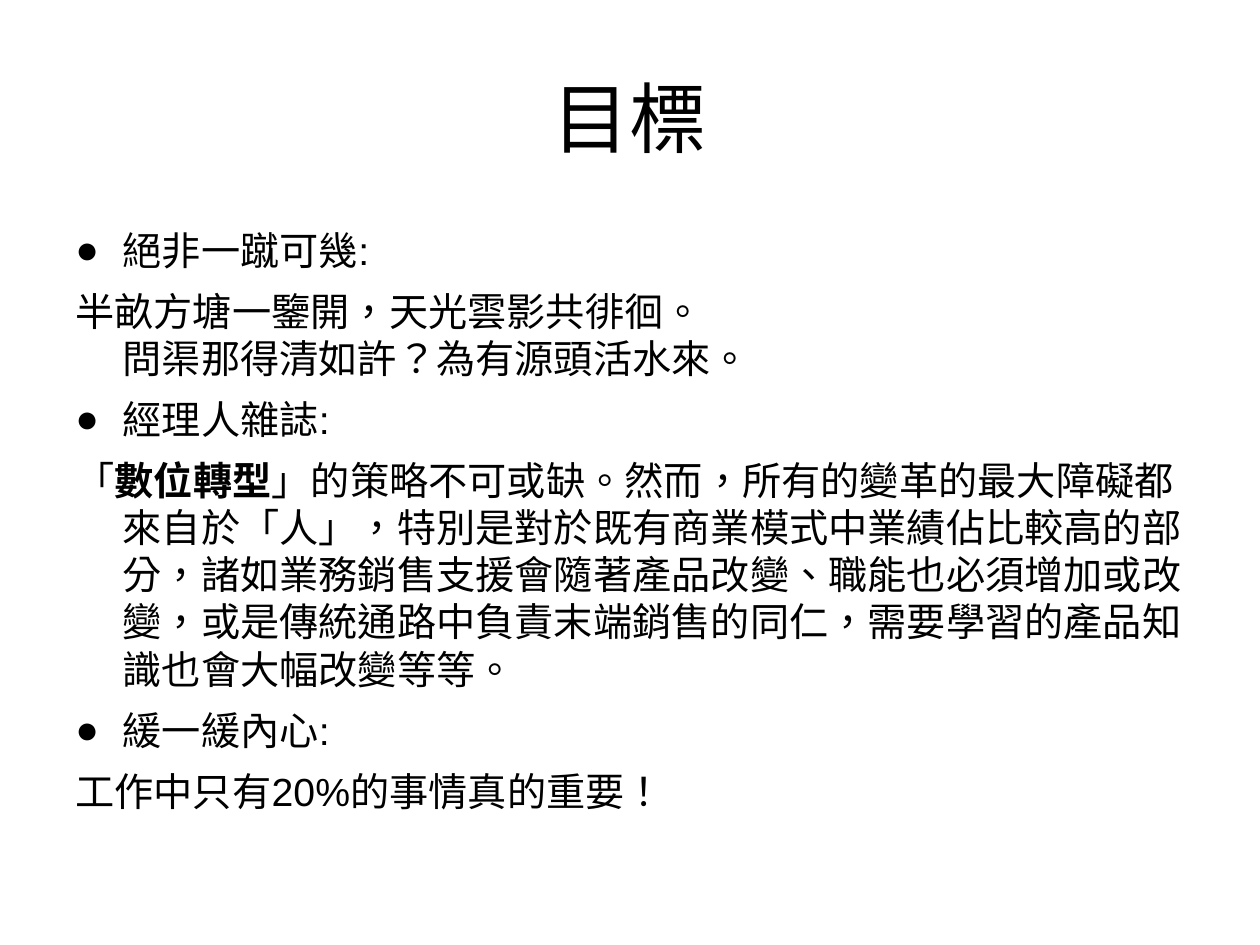
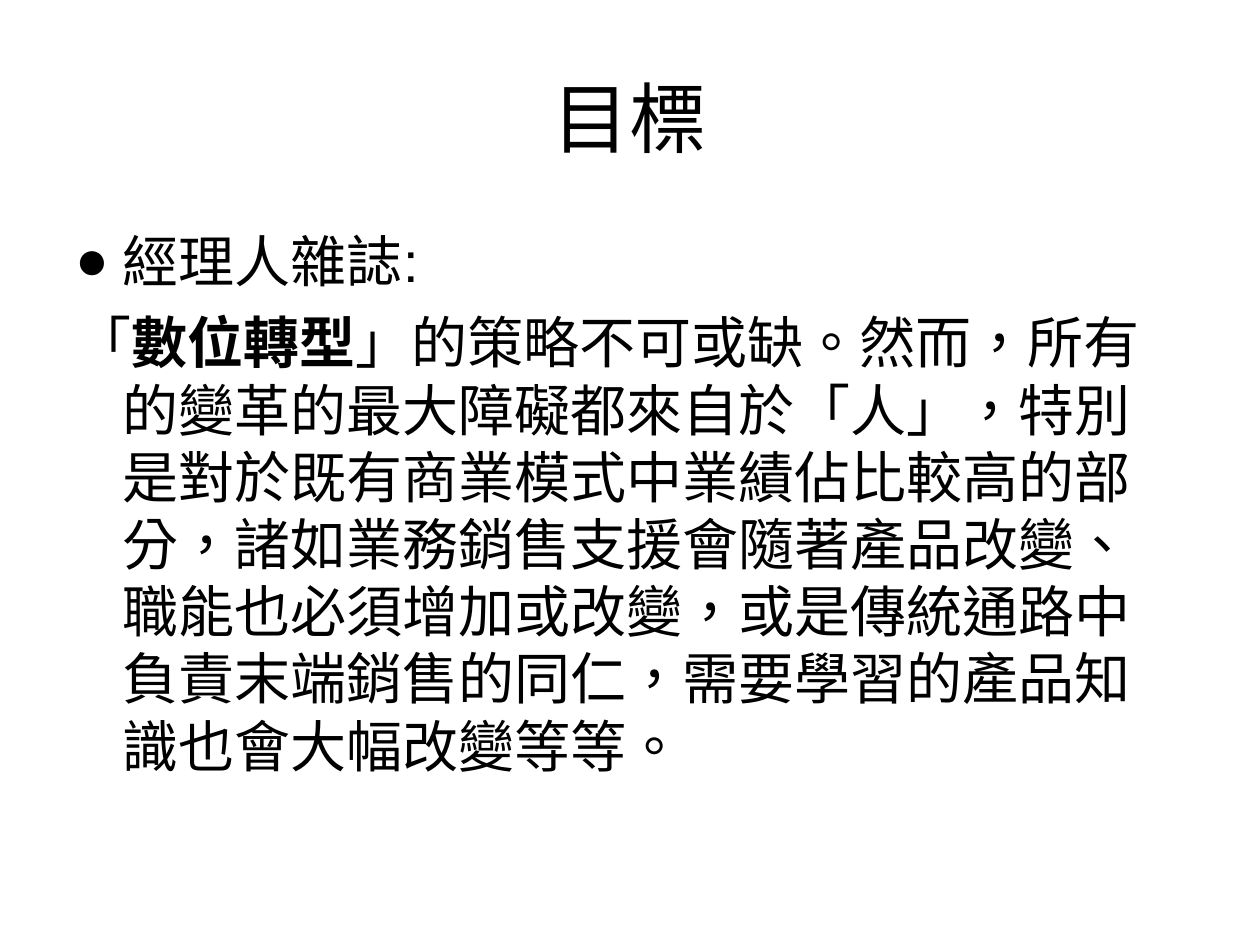
Before and after one commit to godman945/estore_sample, a slide deck: slide 6 of 20210128_t.ppt (slide 46 before the commit). Drawn at 1260x945 pixels with LibreOffice and Linux fonts; fonts in the diff are those of the drawing; background and template pictures are left out. Boxes give left, top, right and bottom in pixels: in the first picture for what was removed or moved away, otherwise in the second. Text is boxed around its words. In the diff, an @@ line names an element or a change of style, - is before the commit and + after.

```diff
--- a/20210128_t.ppt
+++ b/20210128_t.ppt
@@ text "經理人雜誌:" at <box>75,235,1140,772</box>: size 22.4 to 32 pt @@
@@ text at <box>75,232,750,377</box>: paragraphs removed @@
-● 絕非一蹴可幾:
-半畝方塘一鑒開，天光雲影共徘徊。
-問渠那得清如許？為有源頭活水來。
@@ text at <box>75,712,664,810</box>: paragraphs removed @@
-● 緩一緩內心:
-工作中只有20%的事情真的重要！
```
Also in this commit, not shown: 4 other slides changed, 2 slides added, 40 slides removed, 1 other file.
